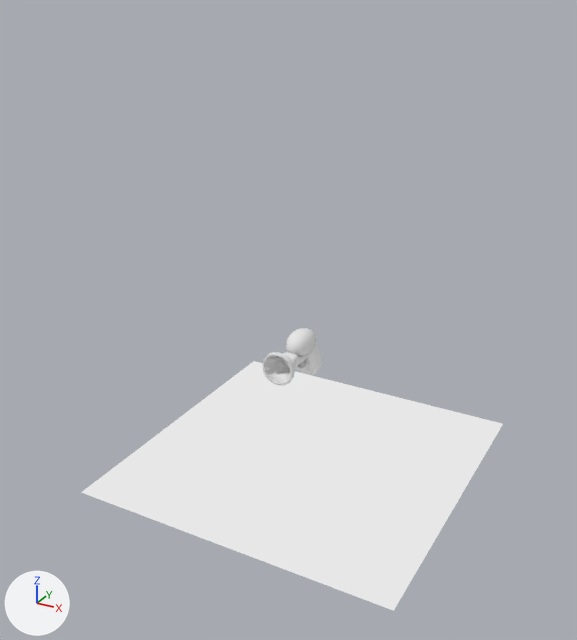
Renders of the Blender file Blender/Guns.blend from each side of a commit.
One viewpoint serves both versions: a 50 mm camera at (18.8, -36.5, 19.8) aimed at (-0.5, -1.4, 2.3). Lighting does not change. The marker at lower left points along +X, +Y and +Z.

Script lines for the objects in view, before the commit:
```python
me_cube = bpy.data.meshes.new('Cube')
me_cube.from_pydata(...)  # a box spanning x -0.85..0.85, y -0.85..0.85, z -1.36..1.36; a box spanning x -0.76..0.76, y -0.76..0.76, z -1.22..1.22
me_cube.polygons.foreach_set('use_smooth', [True] * 12)
me_cube.materials.append(mat_material)  # white #e7e7e7
me_cube_002 = bpy.data.meshes.new('Cube.002')
me_cube_002.from_pydata(...)  # 24 vertices, 22 faces; spans x -1.0..1.0, y -1.06..0.08, z -1.0..1.0
me_cube_002.polygons.foreach_set('use_smooth', [True] * 22)
me_plane = bpy.data.meshes.new('Plane')
me_plane.from_pydata([(-9.4, -9.4, 0.0), (9.4, -9.4, 0.0), (-9.4, 9.4, 0.0), (9.4, 9.4, 0.0)], [], [(0, 1, 3, 2)])
me_plane.materials.append(mat_material_001)  # white #e7e7e7
ob_cube = bpy.data.objects.new('Cube', me_cube)
ob_cube.location = (0.0, -0.89, 0.8)
ob_cube.rotation_euler = (1.571, 0.0, 0.0)  # degrees (90, 0, 0)
_m = ob_cube.modifiers.new('Subsurf', 'SUBSURF')
_m.levels = 3
ob_cube_002 = bpy.data.objects.new('Cube.002', me_cube_002)
ob_cube_002.location = (0.0, -2.48, 0.28)
_m = ob_cube_002.modifiers.new('Subsurf', 'SUBSURF')
_m.levels = 2
ob_plane = bpy.data.objects.new('Plane', me_plane)
ob_plane.location = (0.0, 0.0, -7.14)
```
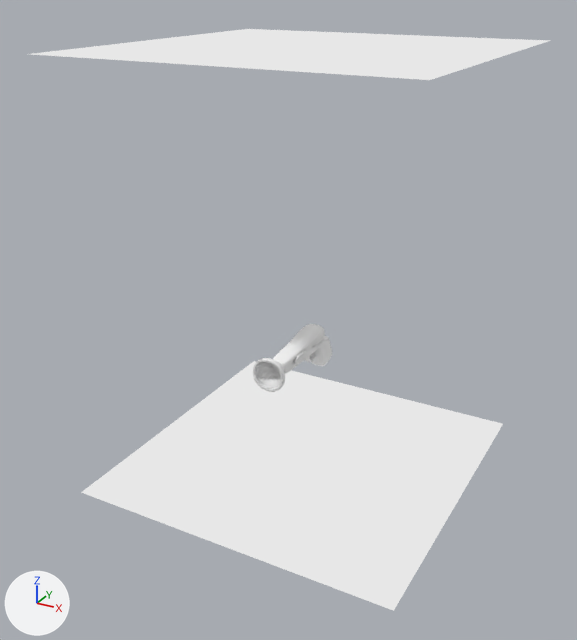
Changed parts and their boxes (x1, y1, x2, y2) in the pictures (577 x 640 px):
'Plane.001', added
    after: (30, 29, 549, 80)
'Cube.002', moved
    before: (262, 352, 295, 385)
    after: (253, 358, 285, 392)
'Cube', moved
    before: (286, 328, 316, 356)
    after: (312, 325, 325, 347)

Diff of the bpy script that builds the scene:
```diff
--- a/Blender/Guns.blend.py
+++ b/Blender/Guns.blend.py
@@ ob_cube_002 @@
 ob_cube_002 = bpy.data.objects.new('Cube.002', me_cube_002)
-ob_cube_002.location = (0.0, -2.48, 0.28)
+ob_cube_002.location = (0.0, -3.48, 0.38)
 _m = ob_cube_002.modifiers.new('Subsurf', 'SUBSURF')
@@ ob_cube @@
 ob_cube = bpy.data.objects.new('Cube', me_cube)
-ob_cube.location = (0.0, -0.89, 0.8)
+ob_cube.location = (0.0, 0.42, 0.63)
 ob_cube.rotation_euler = (1.571, 0.0, 0.0)  # degrees (90, 0, 0)
@@ ob_plane_001 @@
+ob_plane_001 = bpy.data.objects.new('Plane.001', me_plane.copy())  # the mesh of ob_plane
+ob_plane_001.location = (0.0, 0.0, 16.31)
```
